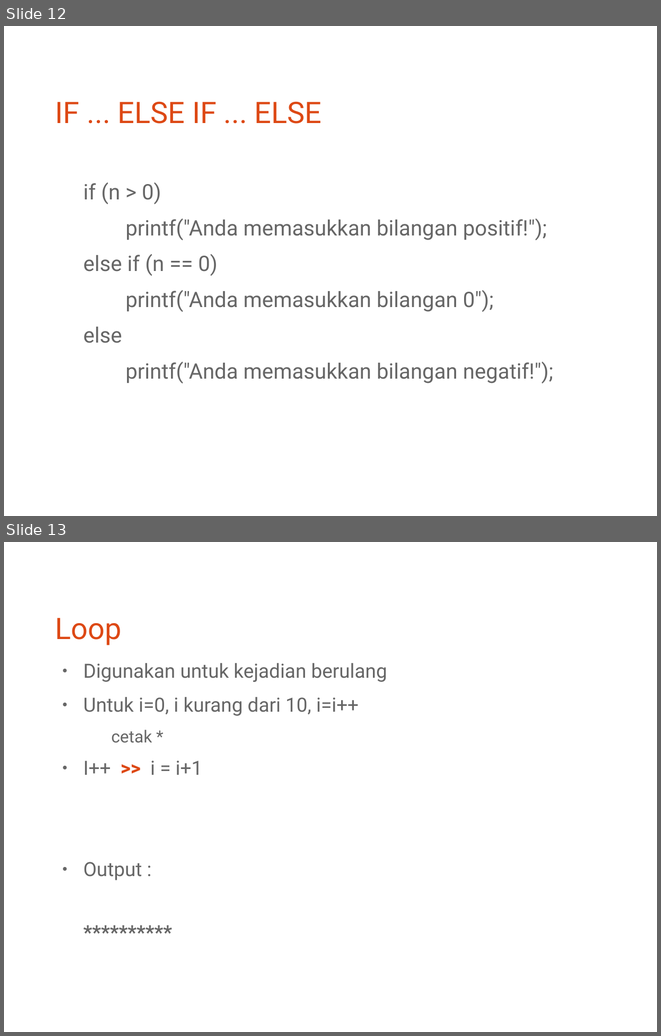
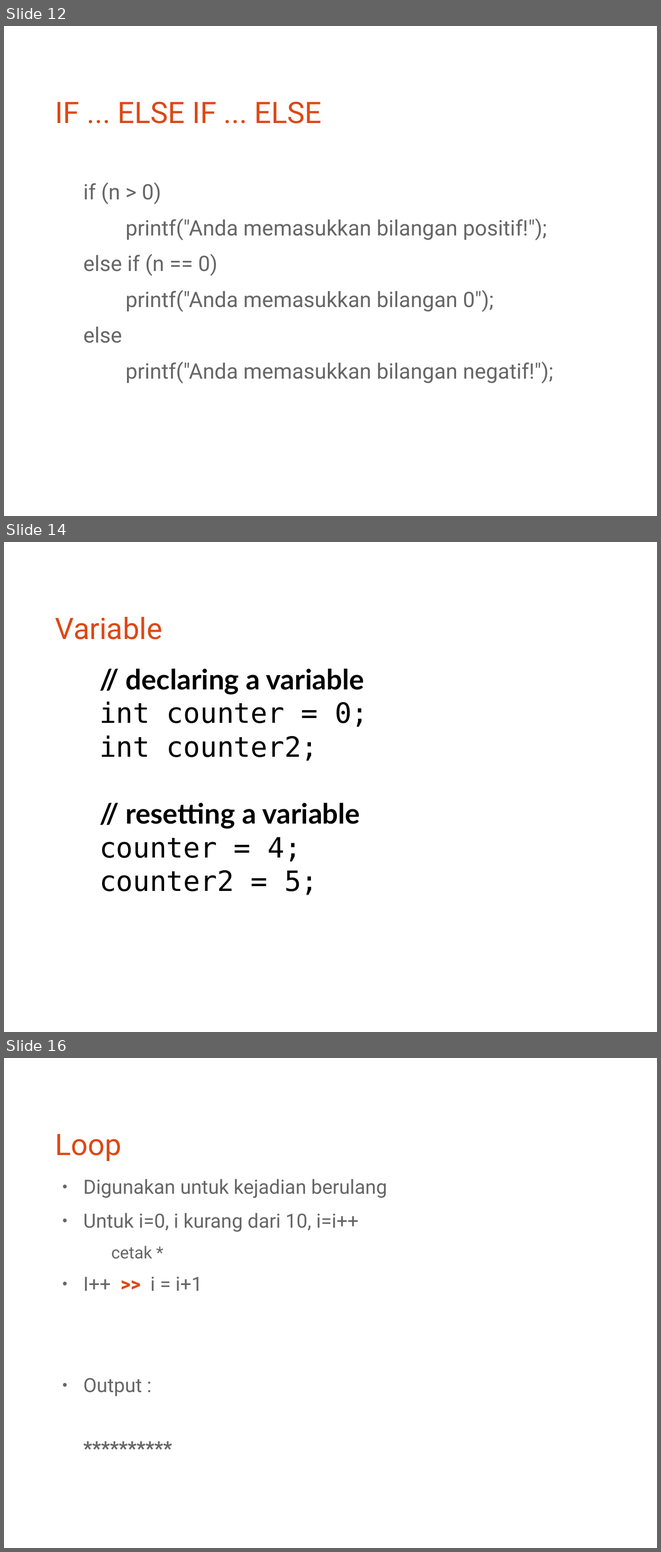
Before and after one commit to bagustris/prokom-tf, a slide deck: prokom1.odp. Shown one above the other, each under a label of ours: slides 12 and 13 before the commit, slides 12, 14 and 16 after it; the slides between them are not shown. The pictures are 661x1036 and 661x1552 pixels, drawn with LibreOffice and Linux fonts; fonts in the diff are those of the drawing. Boxes give left, top, right and bottom in pixels: in the first picture for what was removed or moved away, otherwise in the second. Text is boxed around its words. In the diff, an @@ line names an element or a change of style, - is before the commit and + after.

```diff
--- a/prokom1.odp
+++ b/prokom1.odp
@@ slide 14 added at box(4, 542, 657, 1032), background #FFFFFF @@
@@ title added at box(55, 617, 162, 640), 36 pt, text #DD4814 @@
+Variable
@@ text added at box(99, 668, 369, 895), 34 pt, text #000000 @@
+// declaring a variable
+int counter = 0;
+int counter2;
+// resetting a variable
+counter = 4;
+counter2 = 5;
@@ what was slide 13 is now slide 16 @@
```
Also in this commit, not shown: 5 slides changed, 2 other slides added, 18 other files.
